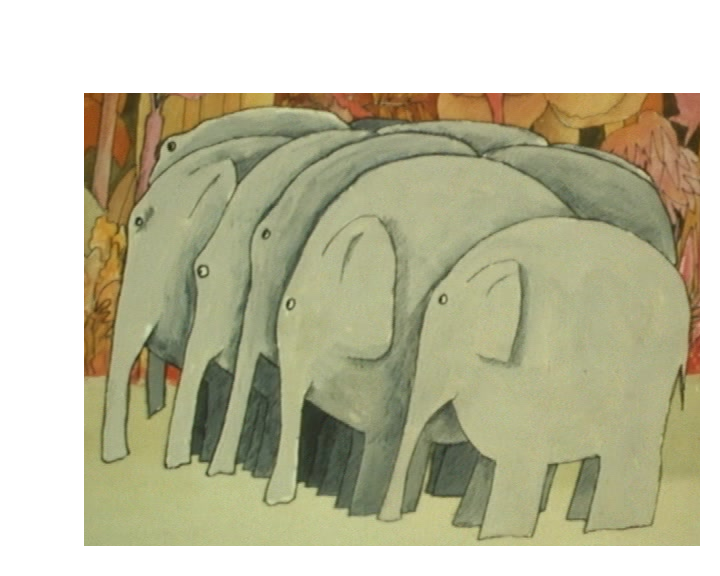
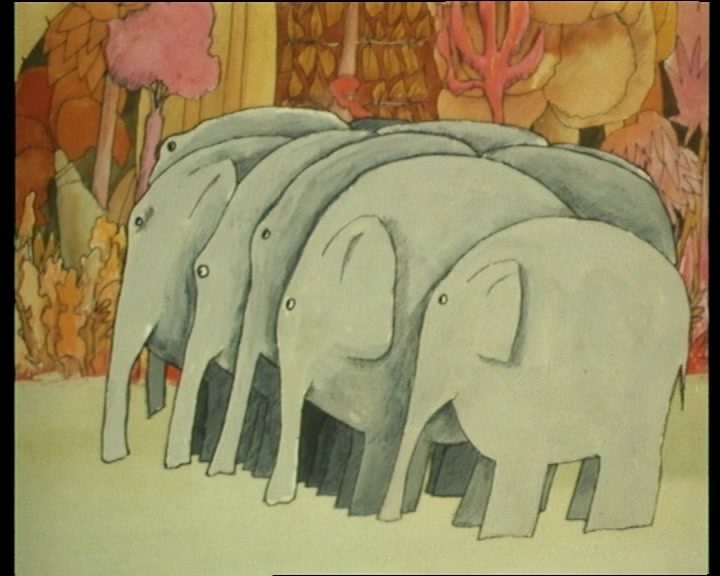
The second 720px x 576px image is a revision of the first. Changes to its layers:
showed "elephants.jpg" over [left=0, top=0, right=720, bottom=576]
